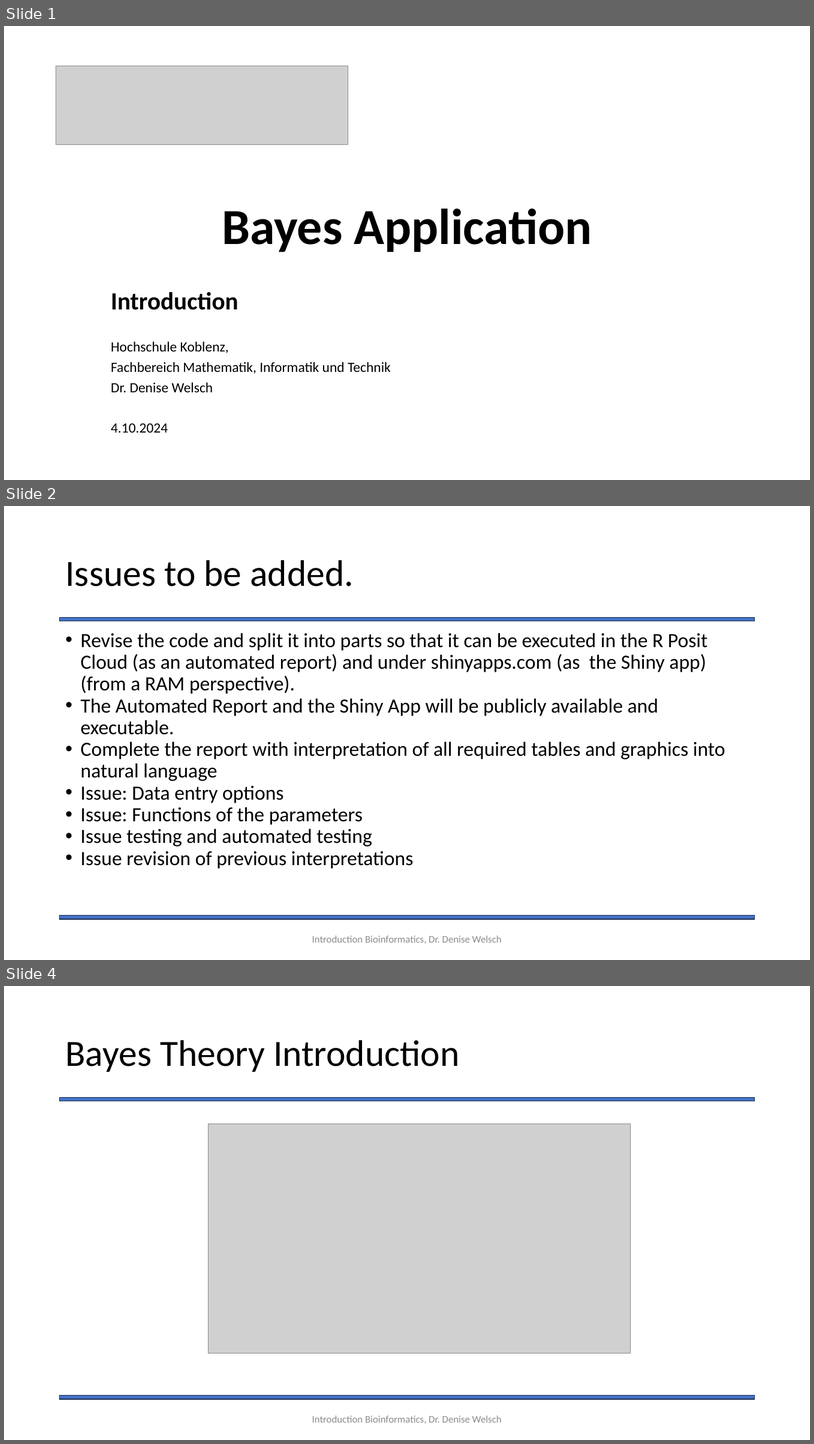
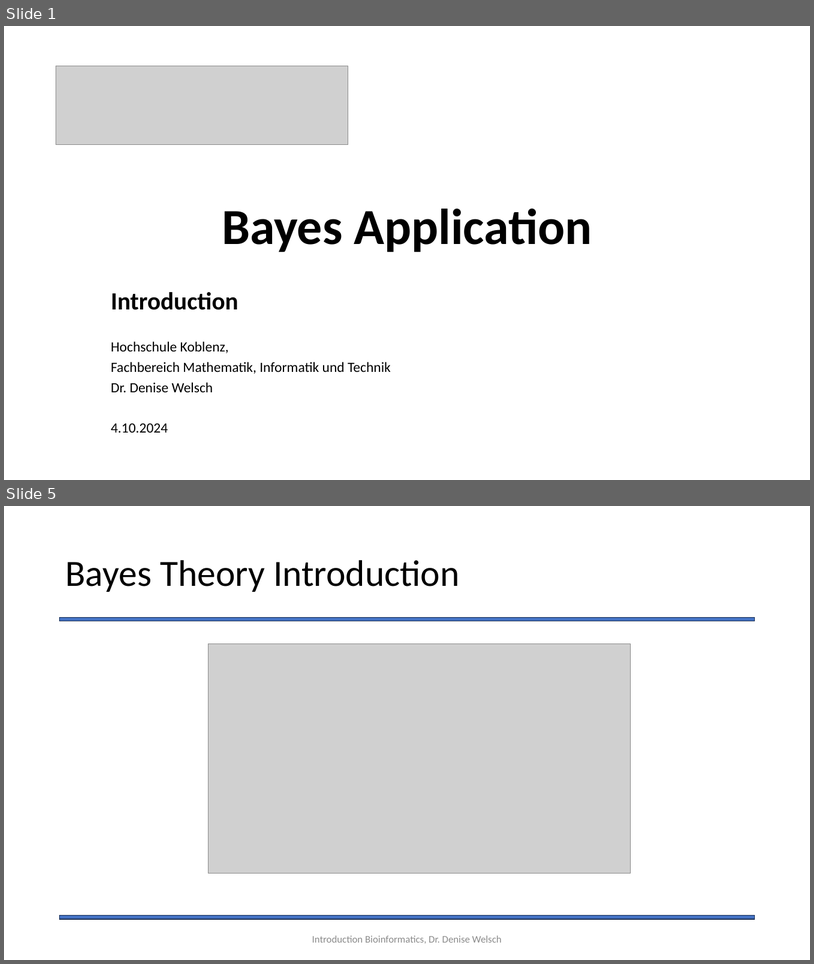
Before and after one commit to Statsomat/BayesTwoProp, a slide deck: documents/Introduction.pptx. Shown one above the other, each under a label of ours: slides 1, 2 and 4 before the commit, slides 1 and 5 after it; the slides between them are not shown. The pictures are 814x1444 and 814x964 pixels, drawn with LibreOffice and Linux fonts; fonts in the diff are those of the drawing; grey boxes stand for pictures. Boxes give left, top, right and bottom in pixels: in the first picture for what was removed or moved away, otherwise in the second. Text is boxed around its words. In the diff, an @@ line names an element or a change of style, - is before the commit and + after.

```diff
--- a/documents/Introduction.pptx
+++ b/documents/Introduction.pptx
@@ slide 2 removed at (x1=4, y1=506, x2=810, y2=960), background #FFFFFF; not listed: 2 template elements that a slide beside it also shows @@
@@ title removed at (x1=65, y1=560, x2=354, y2=586) @@
-Issues to be added.
@@ text removed at (x1=81, y1=633, x2=726, y2=868) @@
-• Revise the code and split it into parts so that it can be executed in the R Posit Cloud (as an automated report) and under shinyapps.com (as the Shiny app) (from a RAM perspective).
-• The Automated Report and the Shiny App will be publicly available and executable.
-• Complete the report with interpretation of all required tables and graphics into natural language
-• Issue: Data entry options
-• Issue: Functions of the parameters
-• Issue testing and automated testing
-• Issue revision of previous interpretations
@@ text removed at (x1=312, y1=935, x2=502, y2=943) @@
-Introduction Bioinformatics, Dr. Denise Welsch
@@ what was slide 4 is now slide 5 @@
```
Also in this commit, not shown: 2 slides changed, 2 slides added.
